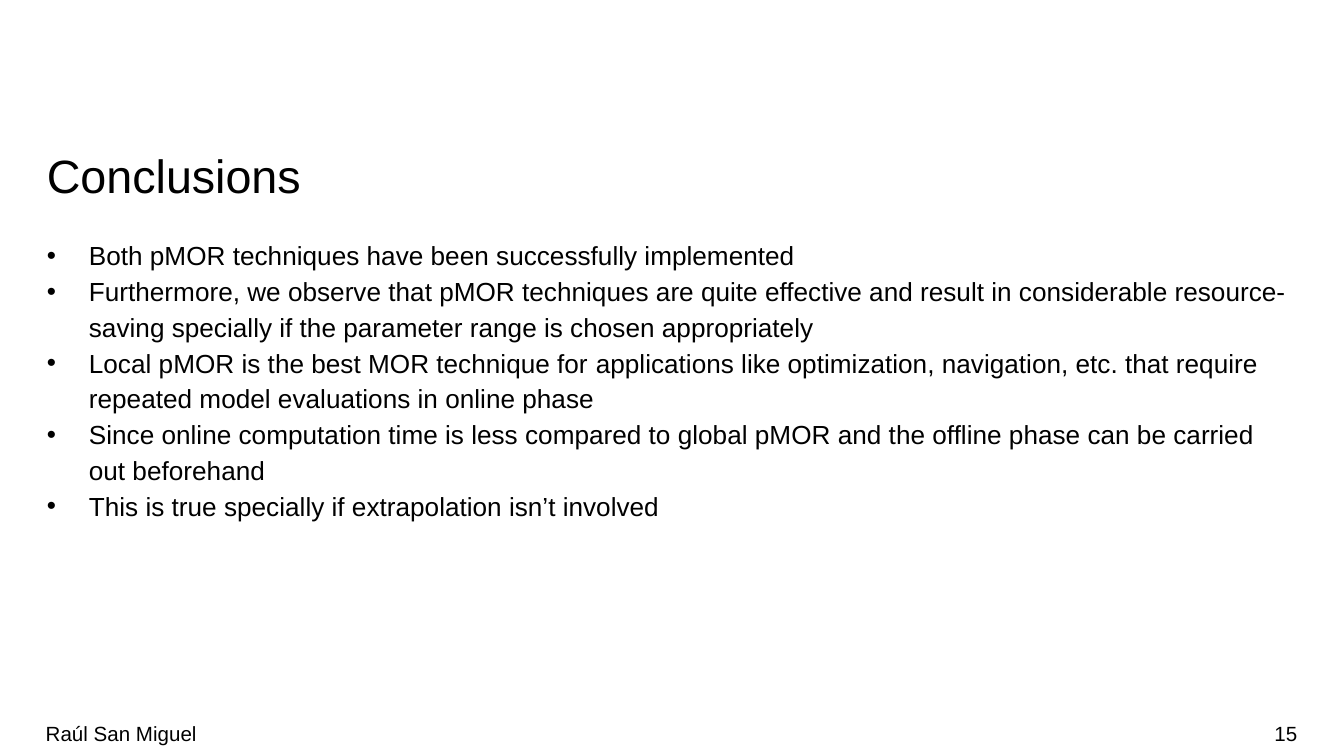
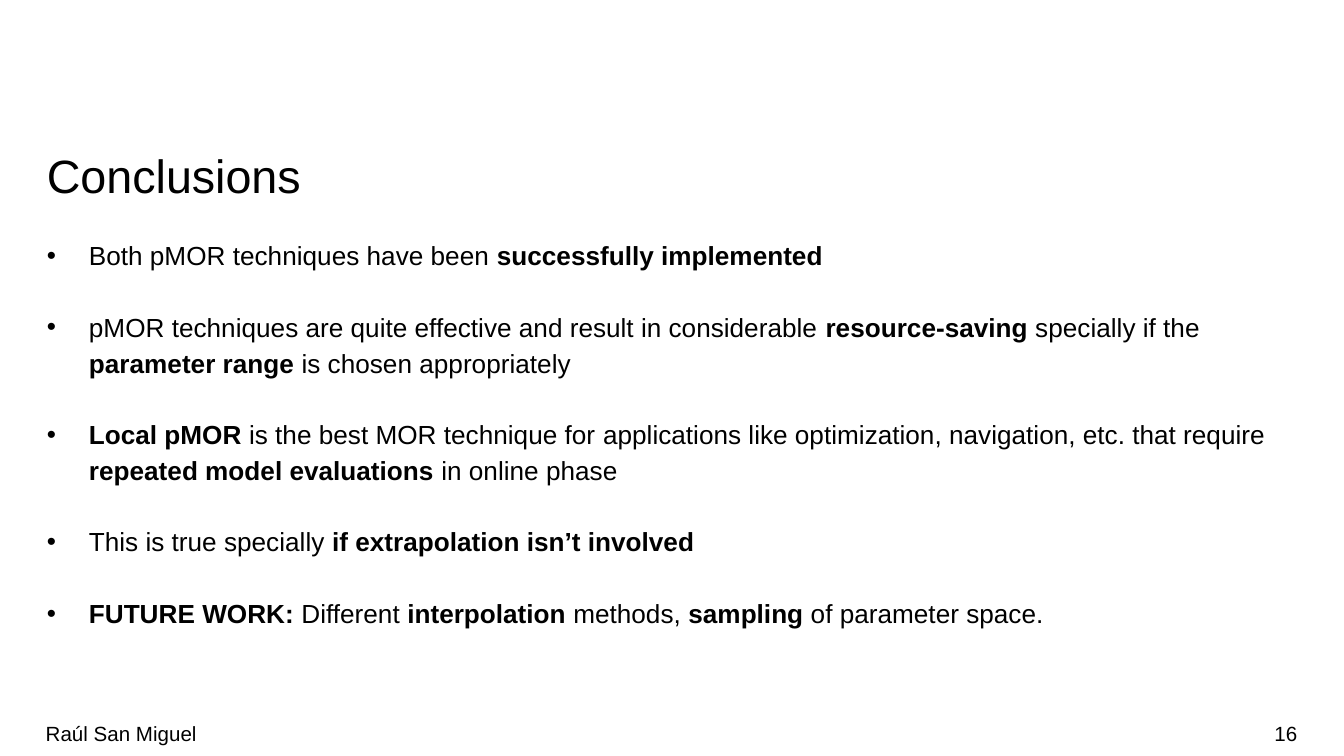
Before and after one commit to R-SMP/Global_Local_pMOR, a slide deck: slide 16 of pMOR.pptx (slide 15 before the commit). Drawn at 1344x756 pixels with LibreOffice and Linux fonts; fonts in the diff are those of the drawing; background and template pictures are left out. Boxes give left, top, right and bottom in pixels: in the first picture for what was removed or moved away, otherwise in the second. Text is boxed around its words. In the diff, an @@ line names an element or a change of style, - is before the commit and + after.

```diff
--- a/pMOR.pptx
+++ b/pMOR.pptx
@@ text at [89,246,1264,557]: bold on in "successfully implemented", "Local pMOR repeated model evaluations", "if extrapolation isn’t involved" @@
@@ text at [89,318,1199,378]: text changed @@
-• Furthermore, we observe that pMOR techniques are quite effective and result in considerable resource-saving specially if the parameter range is chosen appropriately
+• pMOR techniques are quite effective and result in considerable resource-saving specially if the parameter range is chosen appropriately
@@ text at [89,425,1253,481]: paragraph removed @@
-• Since online computation time is less compared to global pMOR and the offline phase can be carried out beforehand
@@ text at [89,604,1043,629]: paragraph added @@
+• FUTURE WORK: Different interpolation methods, sampling of parameter space.
@@ page number at [1274,726,1297,742]: text changed @@
-15
+16
```
Also in this commit, not shown: 8 other slides changed, 1 slide added, 4 other files.
